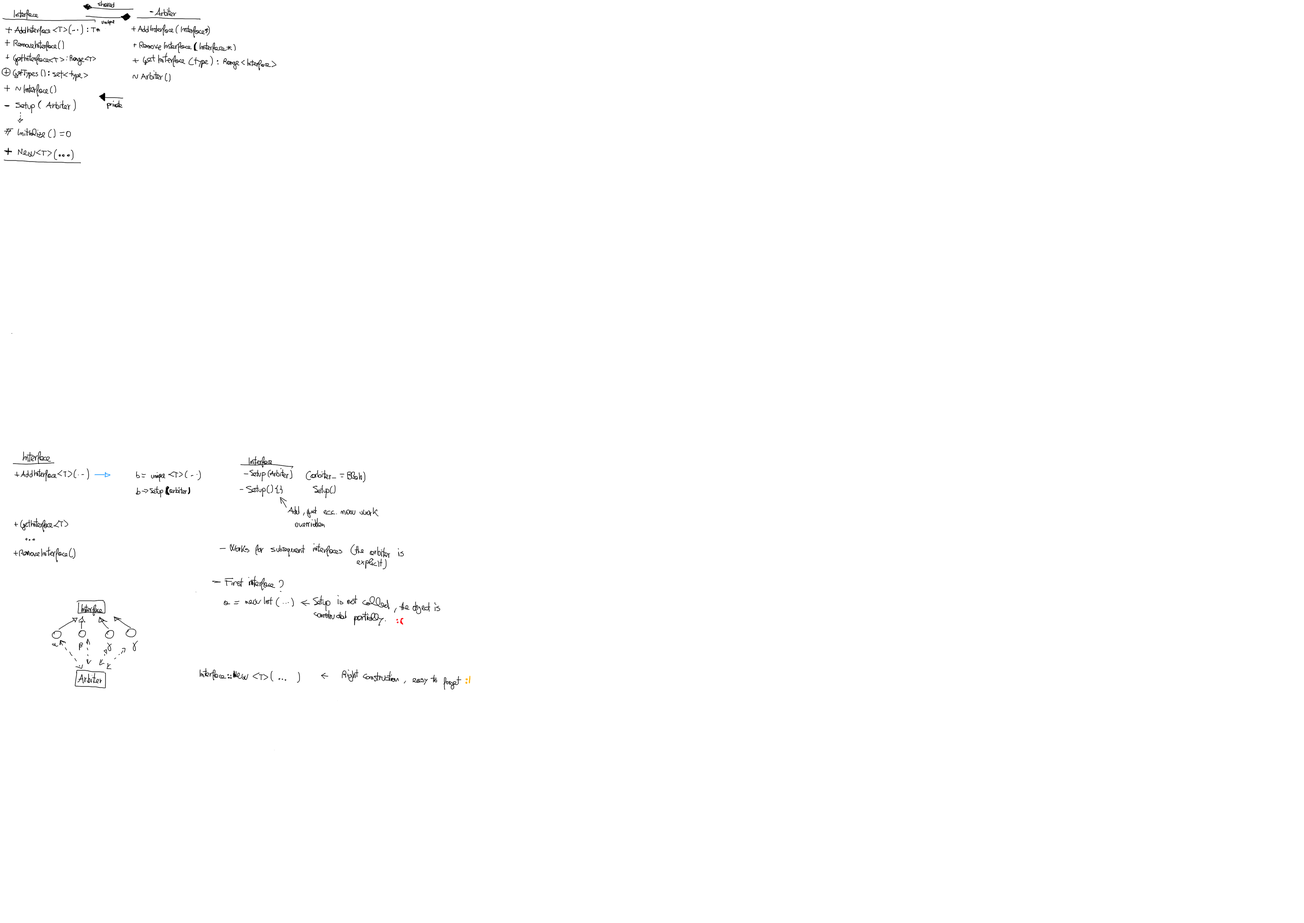
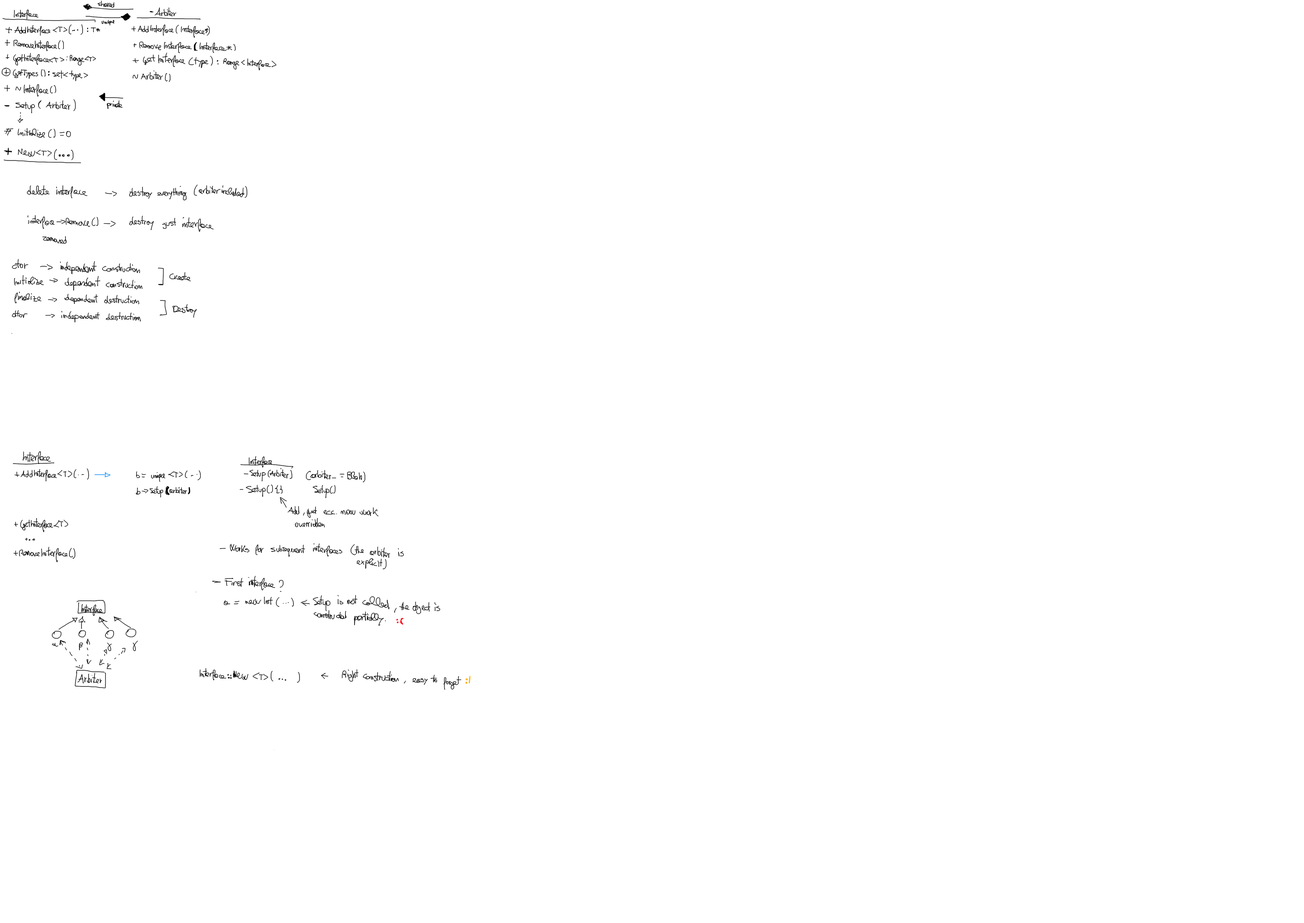
Two versions of the same layered image (1304×923). Layer-by-layer changes:
painted on "Background" over [11, 184, 248, 323]
